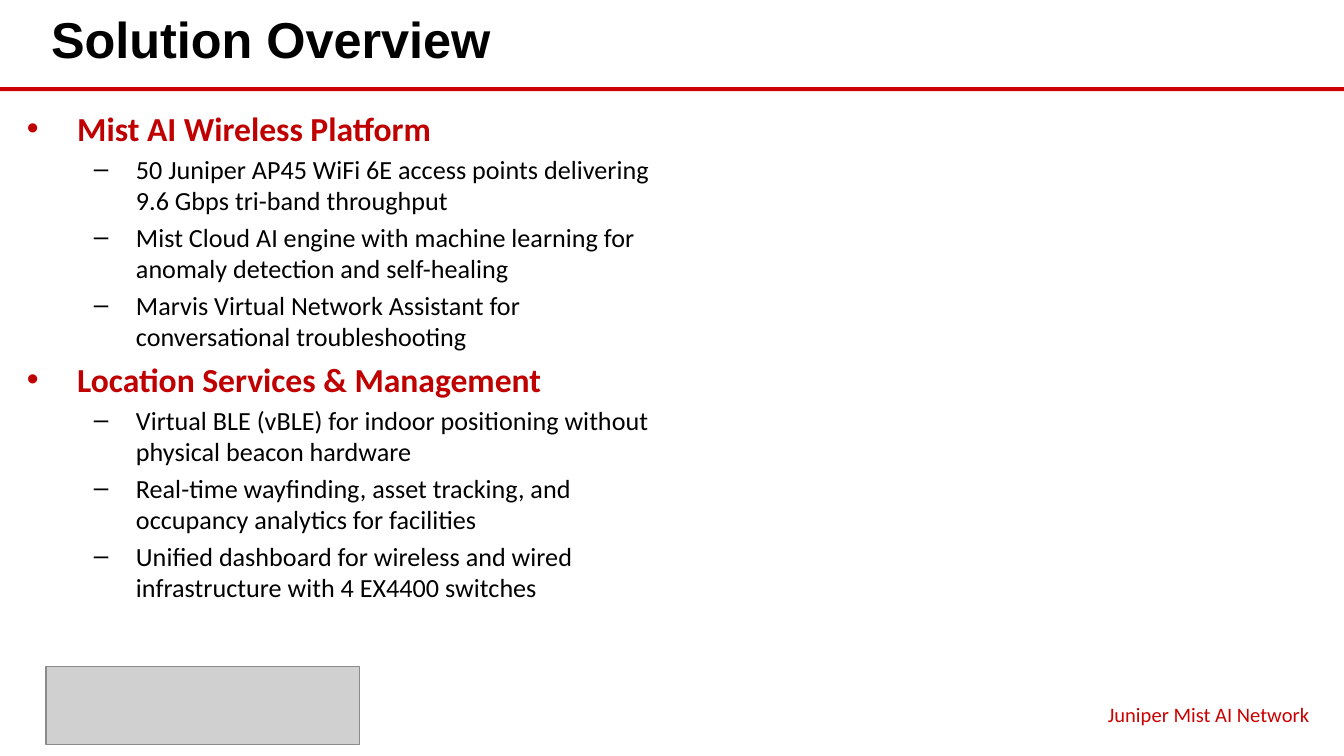
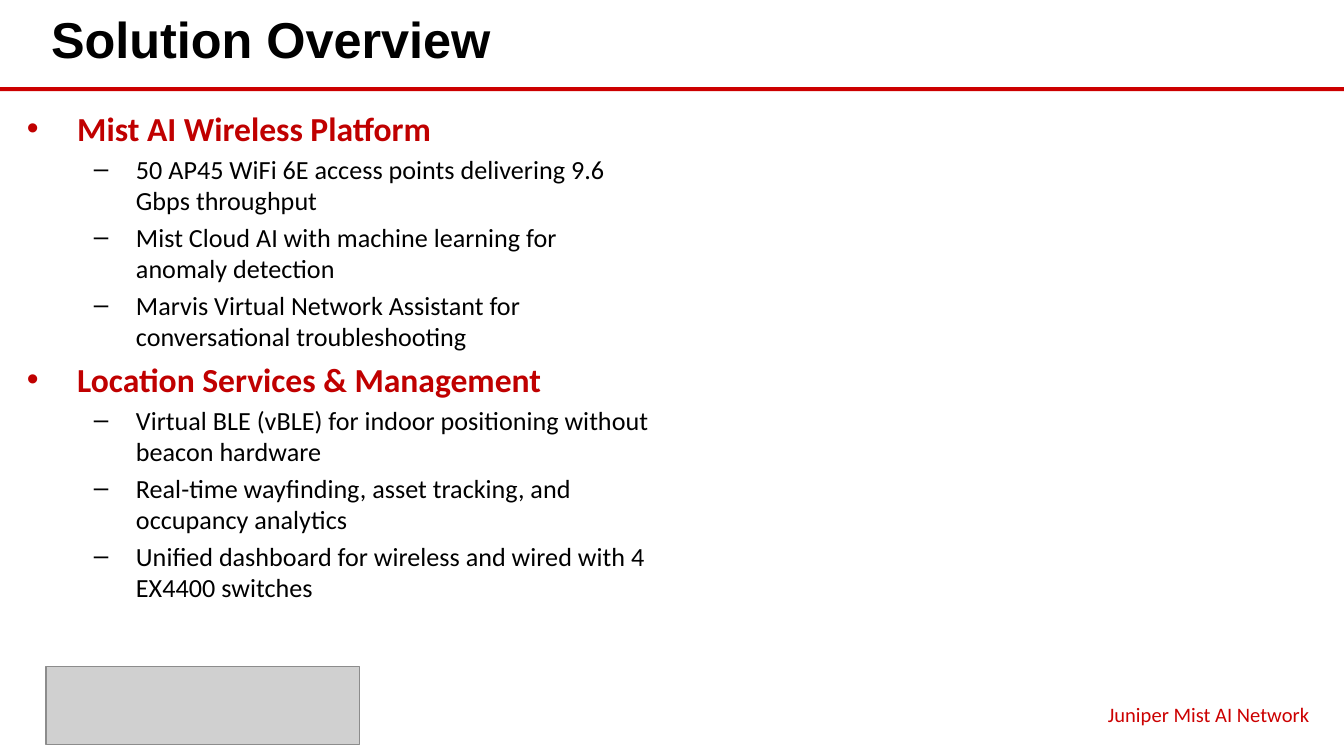
Before and after one commit to eoframework/solutions, a slide deck: slide 4 of solutions/juniper/network/mist-ai-network/presales/solution-briefing.pptx. Drawn at 1344x756 pixels with LibreOffice and Linux fonts; fonts in the diff are those of the drawing; grey boxes stand for pictures. Boxes give left, top, right and bottom in pixels: in the first picture for what was removed or moved away, otherwise in the second. Text is boxed around its words. In the diff, an @@ line names an element or a change of style, - is before the commit and + after.

Commit message:
Fix Juniper solution documents with proper formatting and content standards
- Solution Briefing: Enforce max 3 sub-items per main item with <13 words each in Solution Overview
- Statement of Work: Add contextual text to all header sections
- Statement of Work: Enhance content density to match AWS IDP template standards
- Statement of Work: Remove presentation layout references
- Regenerate all presales documents for both SRX Firewall and Mist AI Network solutions

```diff
--- a/solutions/juniper/network/mist-ai-network/presales/solution-briefing.pptx
+++ b/solutions/juniper/network/mist-ai-network/presales/solution-briefing.pptx
@@ text at bbox=[136, 161, 604, 283]: text changed @@
-  – 50 Juniper AP45 WiFi 6E access points delivering 9.6 Gbps tri-band throughput
-  – Mist Cloud AI engine with machine learning for anomaly detection and self-healing
+  – 50 AP45 WiFi 6E access points delivering 9.6 Gbps throughput
+  – Mist Cloud AI with machine learning for anomaly detection
@@ text at bbox=[136, 411, 648, 598]: text changed @@
-  – Virtual BLE (vBLE) for indoor positioning without physical beacon hardware
-  – Real-time wayfinding, asset tracking, and occupancy analytics for facilities
-  – Unified dashboard for wireless and wired infrastructure with 4 EX4400 switches
+  – Virtual BLE (vBLE) for indoor positioning without beacon hardware
+  – Real-time wayfinding, asset tracking, and occupancy analytics
+  – Unified dashboard for wireless and wired with 4 EX4400 switches
```
Also in this commit, not shown: 13 other files.
